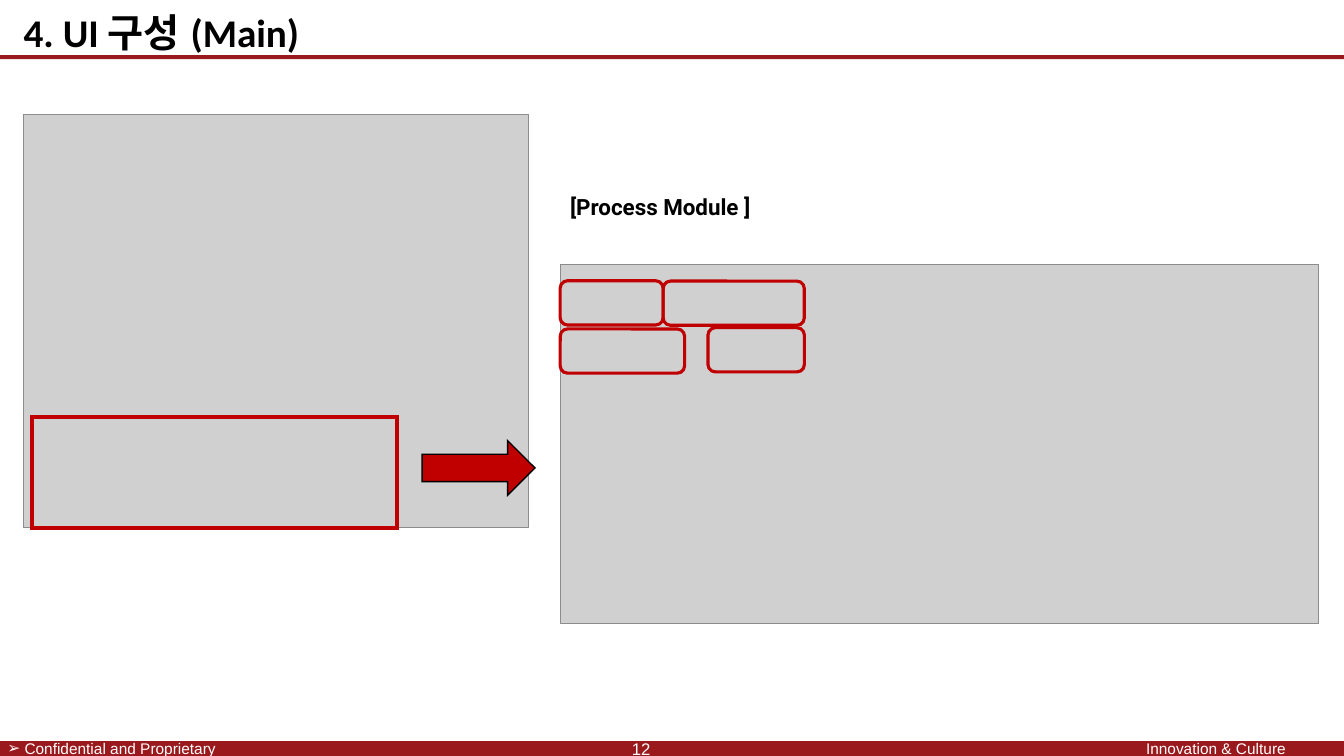
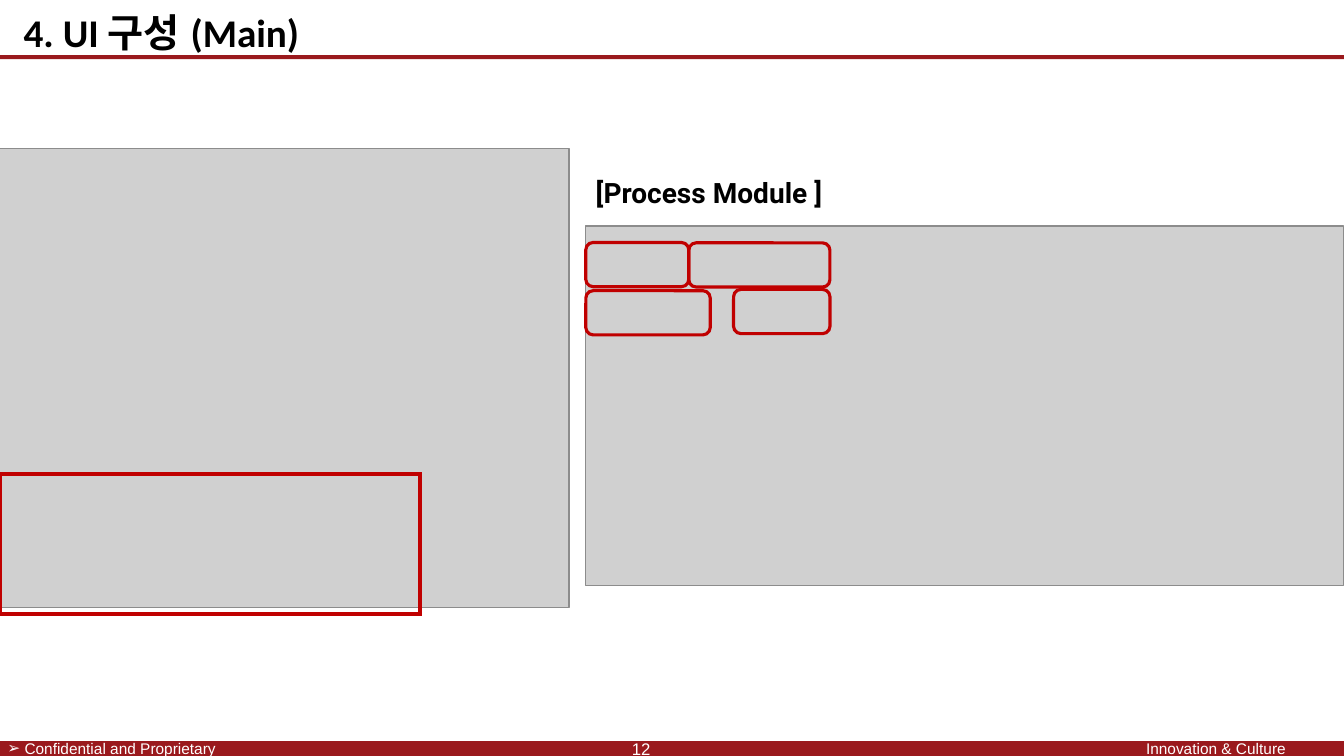
Before and after one commit to SaintSeong/JusungProject, a slide deck: slide 19 of A조 발표/A조 발표.pptx (slide 12 before the commit). Drawn at 1344x756 pixels with LibreOffice and Linux fonts; fonts in the diff are those of the drawing; grey boxes stand for pictures; background and template pictures are left out. Boxes give left, top, right and bottom in pixels: in the first picture for what was removed or moved away, otherwise in the second. Text is boxed around its words. In the diff, an @@ line names an element or a change of style, - is before the commit and + after.

```diff
--- a/A조 발표/A조 발표.pptx
+++ b/A조 발표/A조 발표.pptx
@@ picture: place and size @@
-picture at box(23, 115, 528, 528)
+picture at box(0, 148, 570, 607)
@@ text "[Process Module ]": place and size @@
-text "[Process Module ]" at box(570, 196, 738, 219)
+text "[Process Module ]" at box(596, 179, 807, 208)
@@ text "[Process Module ]" at box(596, 179, 807, 208): size 16 to 20 pt @@
@@ 4 rounded rectangles, 1 picture: place and size @@
-4 rounded rectangles, 1 picture at box(561, 264, 1319, 623)
+4 rounded rectangles, 1 picture at box(586, 226, 1344, 585)
@@ right arrow removed at box(422, 441, 535, 495) @@
@@ rectangle: place and size @@
-rectangle at box(32, 416, 397, 527)
+rectangle at box(0, 474, 420, 614)
```
Also in this commit, not shown: 10 other slides changed, 7 slides added, 2 other files.
